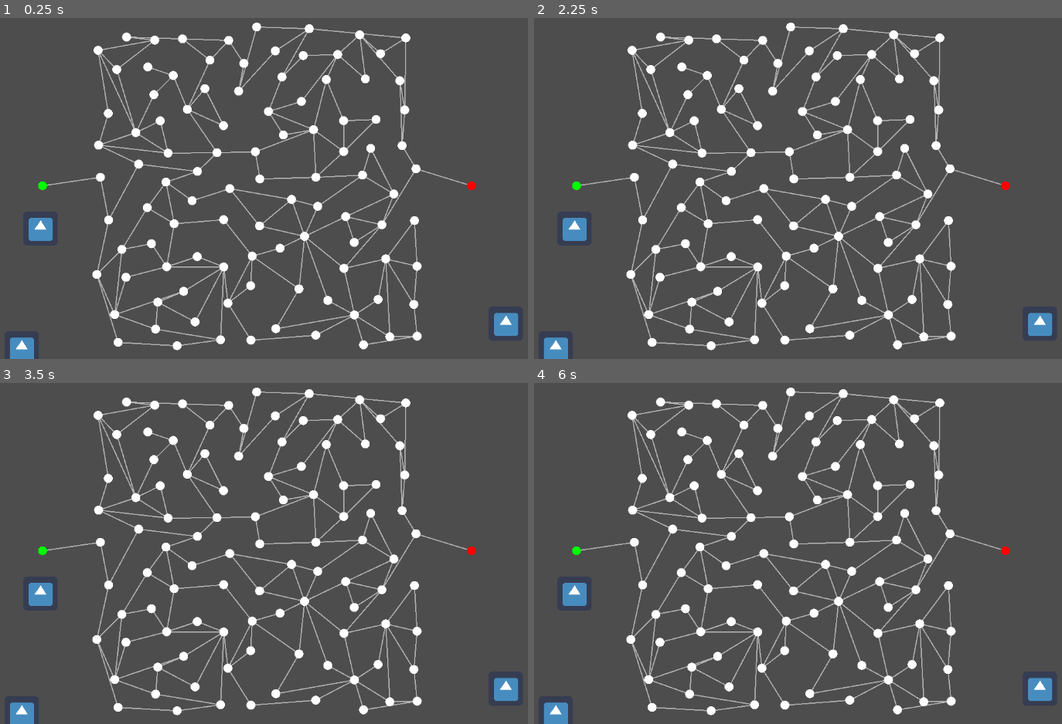
Above: before the commit, frames 1-4 (two rows, left to right).
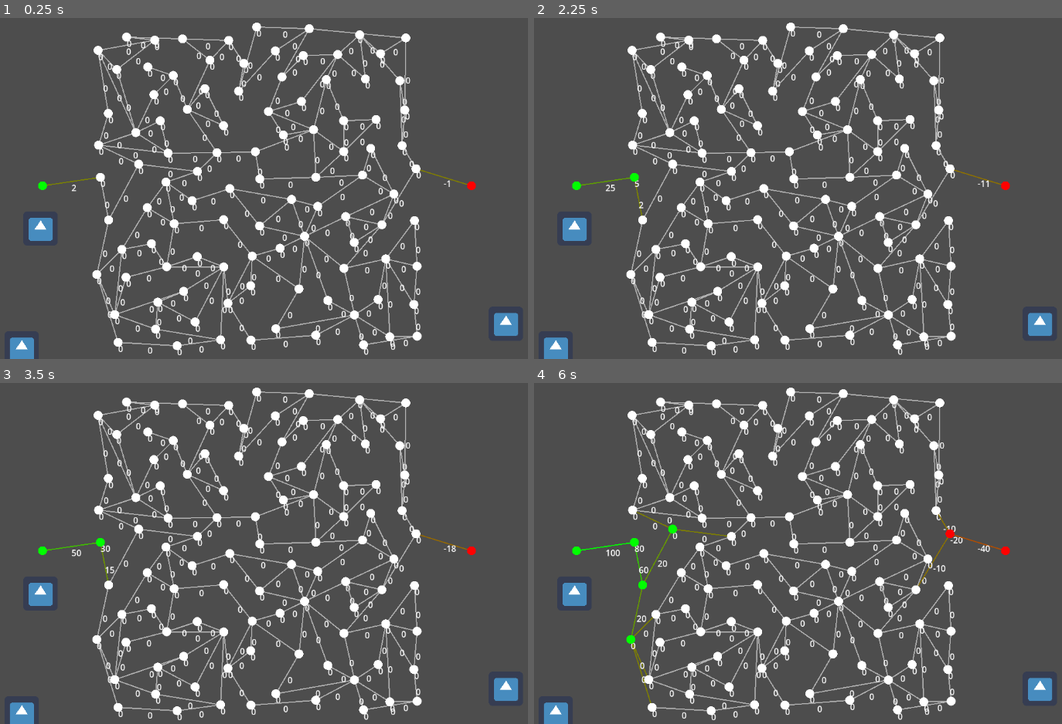
Above: after the commit, the same moments.

Repository: johan1954/fgj-2023-fivers
Game: Godot game, scene res://kohtaus.tscn
Two runs of this game, one before a commit and one after it. Both use one fixed random seed, a clock stepped at 60 frames per second and the inputs below. The engine's default icon, where the game draws it, is replaced by a stand-in: a white triangle on a blue panel in a dark square.
Inputs:
- Up to frame 1 (0.25 s): no input
- Up to frame 2 (2.25 s): tap Enter at 0.5, 2 s; tap Space at 1.25 s
- Up to frame 3 (3.5 s): tap Space at 2.75 s
- Up to frame 4 (6 s): tap Enter at 3.5 s; tap Space at 5 s

The runs differ from the first frame. In frame 1, 2.8% of the frame differs, in the area x 8-89%, y 3-99%; in frame 2, 2.9%; in frame 3, 2.9%; in frame 4, 3.5%.

Commit message:
Update Map

Diff:
--- a/Src/Map/MapEdge.gd
+++ b/Src/Map/MapEdge.gd
@@ -4,6 +4,7 @@
 
 var map_node_1: MapNode
 var map_node_2: MapNode
+var text_label: RichTextLabel
 
 var health: float = 0
 
@@ -13,6 +14,30 @@
 	else:
 		return map_node_1
 
+func capture(health_delta: float):
+
+	health += health_delta
+
+	default_color = lerp(Color.RED, Color.GREEN, (health+100)/200)
+	text_label.text = str(round(health))
+
+	if (health >= GameEngine.CAPTURE_THRESHOLD):
+		map_node_1.belongs_to = Enums.Owner.PLAYER
+		map_node_2.belongs_to = Enums.Owner.PLAYER
+
+	elif (health <= -GameEngine.CAPTURE_THRESHOLD):
+		map_node_1.belongs_to = Enums.Owner.ENEMY
+		map_node_2.belongs_to = Enums.Owner.ENEMY
+
+func init_text():
+	if (text_label == null):
+		text_label = get_node("RichTextLabel")
+		text_label.position = lerp(points[0], points[1], 0.5)
+	text_label.text="0"
+
+func get_balanced_weight():
+	pass
+
 func intersect_with(C: Vector2, D: Vector2) -> bool:
 	var A := points[0]
 	var B := points[1]
--- a/Src/Map/MapNode.gd
+++ b/Src/Map/MapNode.gd
@@ -31,6 +31,8 @@
 	edge.map_node_1 = self
 	edge.map_node_2 = other_node
 	edge.points = [position, other_node.position]
+	edge.init_text()
+
 	edges.append(edge)
 	other_node.edges.append(edge)
 
@@ -44,8 +46,12 @@
 
 func _process(delta):
 	if belongs_to == Enums.Owner.PLAYER:
+		for i in edges:
+			i.capture(GameEngine.player_growth_speed * delta)
 		modulate = Color.GREEN
 	elif belongs_to == Enums.Owner.ENEMY:
+		for i in edges:
+			i.capture(GameEngine.enemy_growth_speed * delta)
 		modulate = Color.RED
 	else:
 		modulate = Color.WHITE
--- a/Src/Objects/MapEdge.tscn
+++ b/Src/Objects/MapEdge.tscn
@@ -1,9 +1,14 @@
-[gd_scene load_steps=2 format=2]
+[gd_scene load_steps=2 format=3 uid="uid://xojvb63c5v2g"]
 
-[ext_resource path="res://Src/Map/MapEdge.gd" type="Script" id=1]
+[ext_resource type="Script" path="res://Src/Map/MapEdge.gd" id="1"]
 
 [node name="Line2D" type="Line2D"]
-points = PackedVector2Array( 100, 0, 258, -3 )
+points = PackedVector2Array(100, 0, 258, -3)
 width = 2.0
-default_color = Color( 0.698039, 0.698039, 0.698039, 1 )
-script = ExtResource( 1 )
+default_color = Color(0.698039, 0.698039, 0.698039, 1)
+script = ExtResource("1")
+
+[node name="RichTextLabel" type="RichTextLabel" parent="."]
+offset_right = 40.0
+offset_bottom = 40.0
+text = "K"
--- a/kohtaus.tscn
+++ b/kohtaus.tscn
@@ -1,9 +1,8 @@
-[gd_scene load_steps=8 format=3 uid="uid://ce335juw45m6x"]
+[gd_scene load_steps=7 format=3 uid="uid://ce335juw45m6x"]
 
 [ext_resource type="Texture2D" uid="uid://b25uruqvri1i" path="res://GFX Assets/icon.png" id="1"]
 [ext_resource type="Script" path="res://Src/AssetsPreload.gd" id="4"]
 [ext_resource type="Script" path="res://Src/Map/Map.gd" id="4_ltrcl"]
-[ext_resource type="Script" path="res://Src/Map/Generator/MapGenerator.gd" id="6"]
 
 [sub_resource type="GDScript" id="GDScript_wldfi"]
 script/source = "extends CharacterBody2D
@@ -50,8 +49,5 @@
 [node name="AssetsPreload" type="Node" parent="GlobalScripts"]
 script = ExtResource("4")
 
-[node name="MapGenerator" type="Node" parent="GlobalScripts"]
-script = ExtResource("6")
-
 [node name="Map" type="Node" parent="."]
 script = ExtResource("4_ltrcl")
